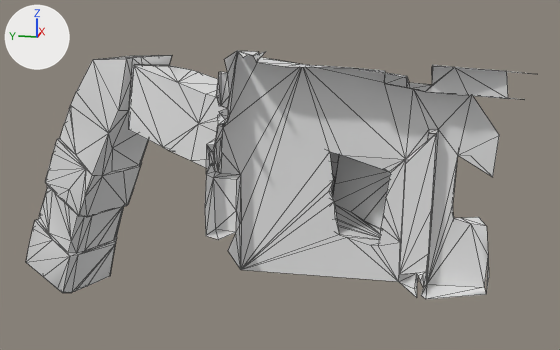
Before and after pictures for a commit that changed the OBJ model src/main/resources/assets/kn8/meshes/trichonephila/leg_right_0.obj.
Rendered twice from a 50 mm lens placed at (-2.39, 0.4, 1.67), pointed at (1.11, 1.1, 0.8). The lights are fixed; the arrows at upper left show +X, +Y and +Z. The first picture is the older version. Mesh edges are drawn as thin lines. Where no turn or scale is listed for an object, it has been applied to the vertices. Vertices at exactly the same position are counted once.

The scene before the commit, as lines of its bpy script (objects in view):
```python
me_leg_right_0 = bpy.data.meshes.new('leg_right_0')
me_leg_right_0.from_pydata(...)  # 399 vertices, 719 faces; spans x 0.35..1.74, y 0.05..2.62, z 0.01..1.44
ob_leg_right_0 = bpy.data.objects.new('leg_right_0', me_leg_right_0)
ob_leg_right_0.location = (0.0, 0.0, 0.0)
```
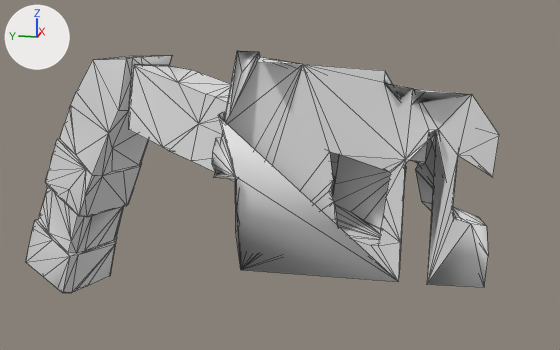
Boxes [x1, y1, x2, y2] around the edits, measured in the pictures (560 x 350 px):
```json
{"object": "leg_right_0", "change": "reshaped", "before": [26, 51, 531, 299], "after": [26, 51, 499, 293], "on screen": "6% narrower"}
{"part": 1, "of": "me_leg_right_0", "change": "reshaped", "before": [205, 51, 531, 299], "after": [212, 51, 486, 282]}
```

Scene script edits in JSON lines:
```json
{"block": "me_leg_right_0", "where": "# used by ob_leg_right_0; location = (0.0, 0.0, 0.0)"}
{"op": "remove", "block": "me_leg_right_0", "code": "me_leg_right_0.from_pydata(...)  # 399 vertices, 719 faces; spans x 0.35..1.74, y 0.05..2.62, z 0.01..1.44"}
{"op": "add", "block": "me_leg_right_0", "code": "me_leg_right_0.from_pydata(...)  # 334 vertices, 652 faces; spans x 0.42..1.74, y 0.16..2.62, z 0.01..1.43"}
{"block": "me_leg_right_0", "change": "me_leg_right_0 part 1"}
{"block": "me_leg_right_0", "change": "70 vertices are removed from x 0.35..0.48, y 0.05..1.25, z 0.53..1.44"}
{"block": "me_leg_right_0", "change": "122 faces are deleted"}
{"block": "me_leg_right_0", "change": "4 vertices are added at (0.57, 0.5, 1.21), (0.58, 0.31, 0.84), (0.51, 1.16, 0.94), (0.51, 1.13, 1.34)"}
{"block": "me_leg_right_0", "change": "51 new faces join them"}
{"block": "me_leg_right_0", "change": "other edits to the shape of me_leg_right_0 do not show in these pictures"}
```
